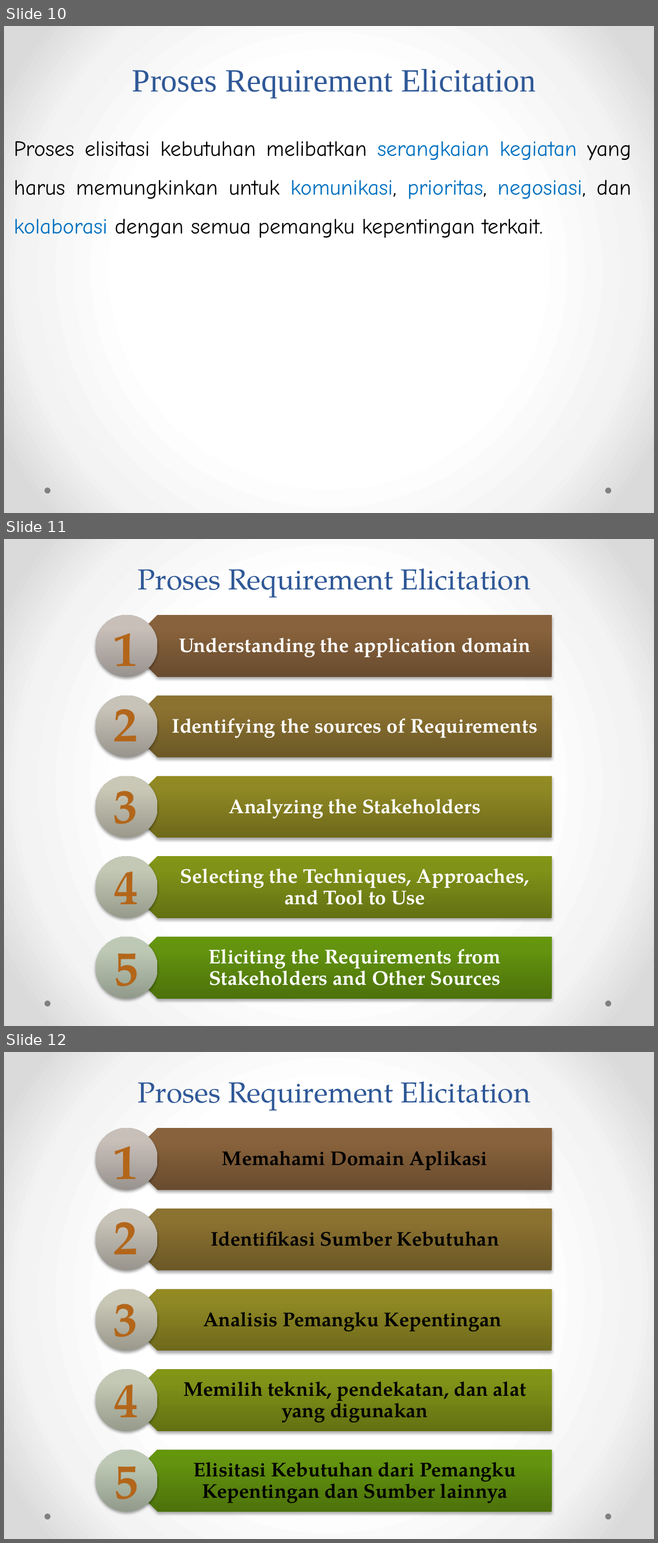
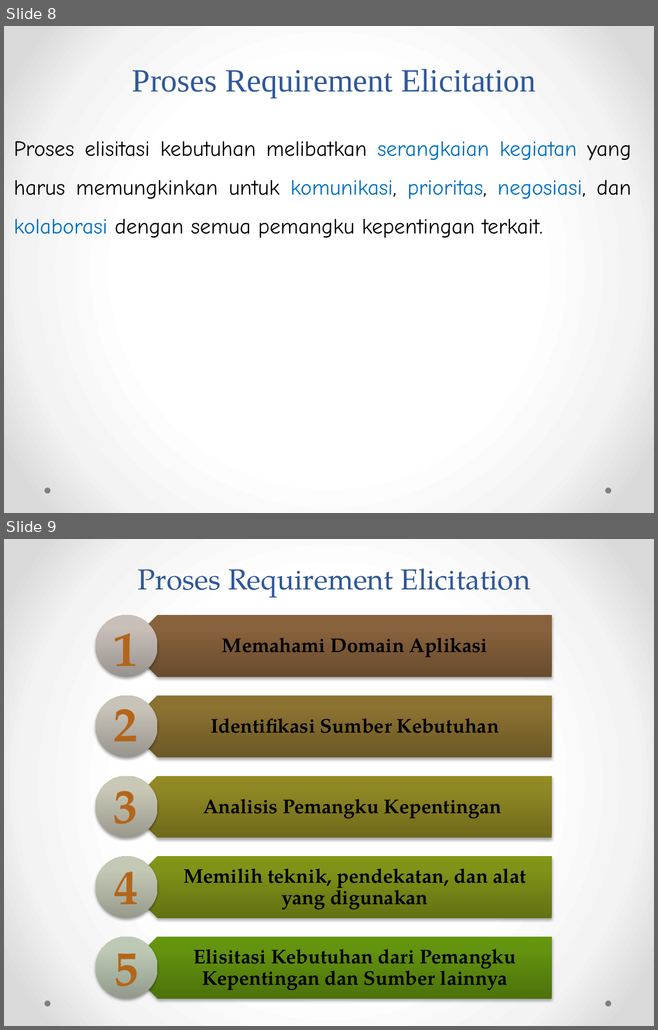
Before and after one commit to weztcy/Semester-6, a slide deck: Rekayasa Kebutuhan Perangkat Lunak - A11.4601/3. Requirements Elicitation (1) - Software Requirement Engineering - Teknik Informatika S1.pptx. Shown one above the other, each under a label of ours: slides 10, 11 and 12 before the commit, slides 8 and 9 after it. The pictures are 658x1543 and 658x1030 pixels, drawn with LibreOffice and Linux fonts; fonts in the diff are those of the drawing. Boxes give left, top, right and bottom in pixels: in the first picture for what was removed or moved away, otherwise in the second. Text is boxed around its words. In the diff, an @@ line names an element or a change of style, - is before the commit and + after.

```diff
--- a/Rekayasa Kebutuhan Perangkat Lunak - A11.4601/3. Requirements Elicitation (1) - Software Requirement Engineering - Teknik Informatika S1.pptx
+++ b/Rekayasa Kebutuhan Perangkat Lunak - A11.4601/3. Requirements Elicitation (1) - Software Requirement Engineering - Teknik Informatika S1.pptx
@@ slide 11 removed at [4,539,654,1026], background gradient #FFFFFF to #F4F4F4 to #DADADA; not listed: 2 template elements that a slide beside it also shows @@
@@ title removed at [138,569,530,598] @@
-Proses Requirement Elicitation
@@ text removed at [114,614,138,683] @@
-1
@@ text removed at [114,690,138,759] @@
-2
@@ text removed at [114,772,138,841] @@
-3
@@ text removed at [114,853,138,922] @@
-4
@@ group removed at [96,615,552,999]: 5 pentagon arrows, 5 texts, 5 ellipses @@
-Understanding the application domain
-Identifying the sources of Requirements
-Analyzing the Stakeholders
-Selecting the Techniques, Approaches, and Tool to Use
-Eliciting the Requirements from Stakeholders and Other Sources
@@ text removed at [114,935,138,1003] @@
-5
@@ what was slide 10 is now slide 8 @@
@@ what was slide 12 is now slide 9 @@
```
Also in this commit, not shown: 4 other slides removed, 17 other files.
